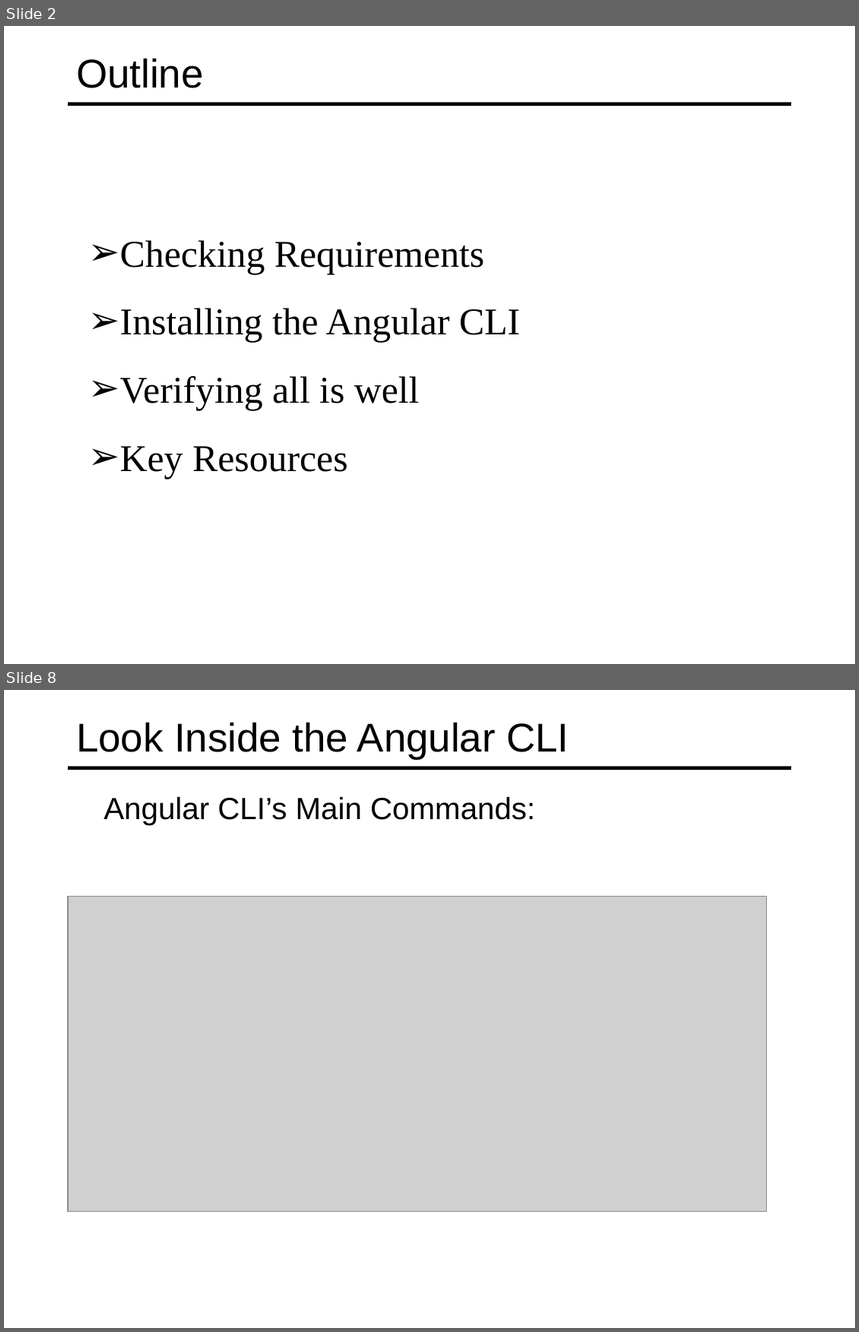
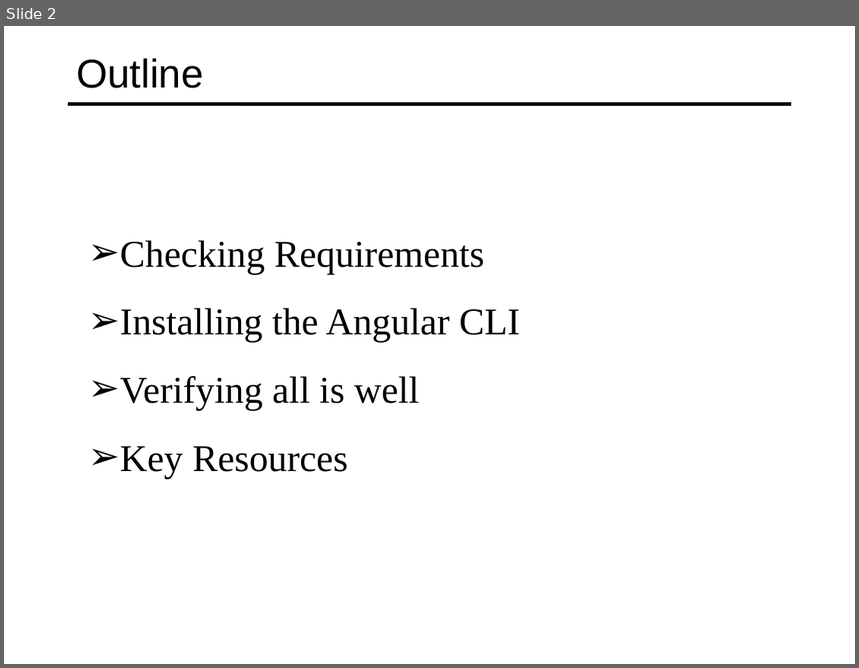
Before and after one commit to specter01wj/Jago_Link_Training, a slide deck: Angular/Angular7/Angular CLI/2.Angular CLI Setup and Verification/L2_Angular CLI Setup and Verification.ppt. Shown one above the other, each under a label of ours: slides 2 and 8 before the commit, slide 2 after it; the slides between them are not shown. The pictures are 859x1332 and 859x668 pixels, drawn with LibreOffice and Linux fonts; fonts in the diff are those of the drawing; grey boxes stand for pictures. Boxes give left, top, right and bottom in pixels: in the first picture for what was removed or moved away, otherwise in the second. Text is boxed around its words. In the diff, an @@ line names an element or a change of style, - is before the commit and + after.

```diff
--- a/Angular/Angular7/Angular CLI/2.Angular CLI Setup and Verification/L2_Angular CLI Setup and Verification.ppt
+++ b/Angular/Angular7/Angular CLI/2.Angular CLI Setup and Verification/L2_Angular CLI Setup and Verification.ppt
@@ slide 8 removed at (4,690,855,1328), background #FFFFFF; not listed: 1 template element that a slide beside it also shows @@
@@ title removed at (76,722,569,760) @@
-Look Inside the Angular CLI
@@ text removed at (104,796,535,825) @@
-  Angular CLI’s Main Commands:
@@ picture removed at (68,897,767,1213) @@
```
Also in this commit, not shown: 1 slide changed, 3 slides added, 5 other slides removed, 4 other files.
